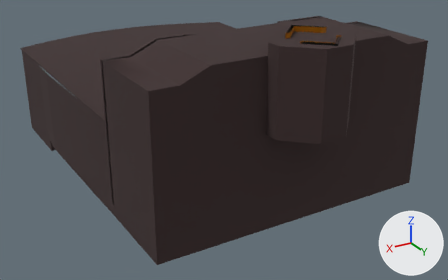
Before and after pictures for a commit that changed the FBX model A3DPIE/Assets/Assets/Meshes/Geometry Blockout.fbx.
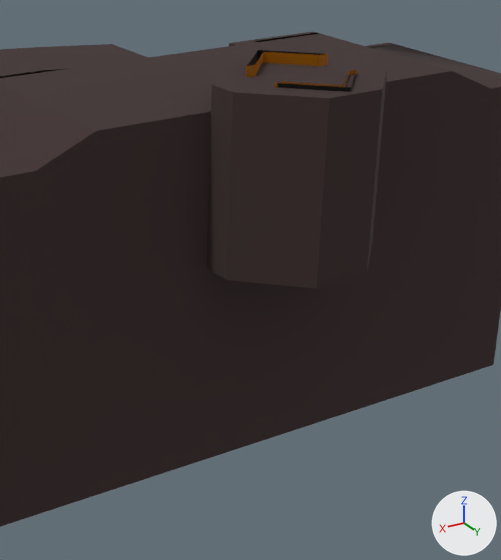
Each version appears first whole from a 50 mm camera at (55.0, 110.6, 51.2) aimed at (-2.4, 14.9, 3.3), and next in a close-up on the part from 36% to 92% of the width and 0% to 100% of the height. Arrows for +X, +Y and +Z are at lower right; the lights stay in place. Where no turn or scale is listed for an object, it has been applied to the vertices.

The first close-up shows 'Floor0', 'Floor2', 'Fountain Chutes'.
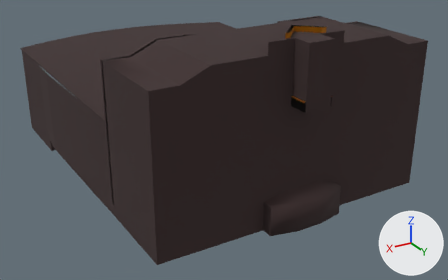
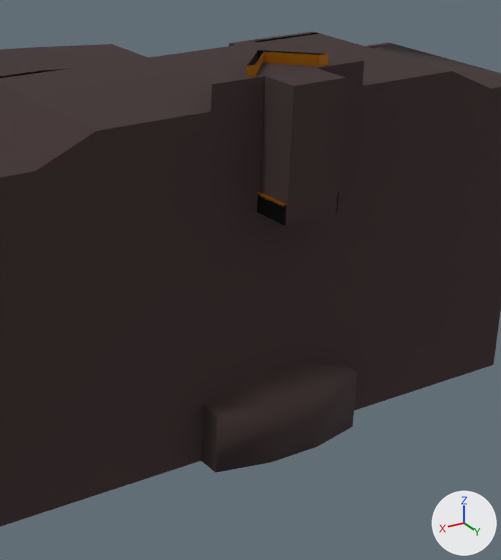
Edits to the bpy script that builds the scene:
```text
Change me_cube_001:
    used by ob_floor0; location = (0.0, 0.0, 0.0)
    remove me_cube_001.from_pydata(...)  # 289 vertices, 284 faces; spans x -28.0..25.3, y -30.5..49.0, z -2.0..29.9
    add me_cube_001.from_pydata(...)  # 295 vertices, 293 faces; spans x -28.0..25.3, y -30.5..45.2, z -2.0..29.9
    me_cube_001 part 2
    7 vertices are removed from x -6.8..6.8, y 42.0..49.0, z 3.0..29.9
    21 faces are deleted
    6 vertices in x -2.3..2.3, y 49.0, z 26.0..29.9 move by (0.0, -3.8, 0.0)
    11 vertices move from x -6.8..6.8, y 42.0..49.0, z 3.0..28.0 to x -6.8..6.8, y 42.0..45.2, z 0.0..28.0
    13 vertices are added at x -6.8..6.8, y 42.0..45.2, z 0.0..29.9
    30 new faces join them
Change me_cube_015:
    where me_cube_015.from_pydata(...)  # 226 vertices, 184 faces; spans x -7.2..7.2, y 25.8..48.6, z 5.0..30.7
    used by ob_fountain_chutes; location = (0.0, 0.0, 0.0)
    me_cube_015 part 1: the loose piece of 35 vertices spanning x -3.6..3.6, y 44.8..48.6, z 21.4..30.2 is deleted
```

Where the change shows, as pixel boxes [x1, y1, x2, y2] in the close-ups (501 x 560 px; the box of a moved part takes in the faces that stretch with it):
part 1 of me_cube_015, deleted: before [275, 70, 358, 92]
part 2 of me_cube_001, moved or reshaped: [151, 59, 406, 477] in both
